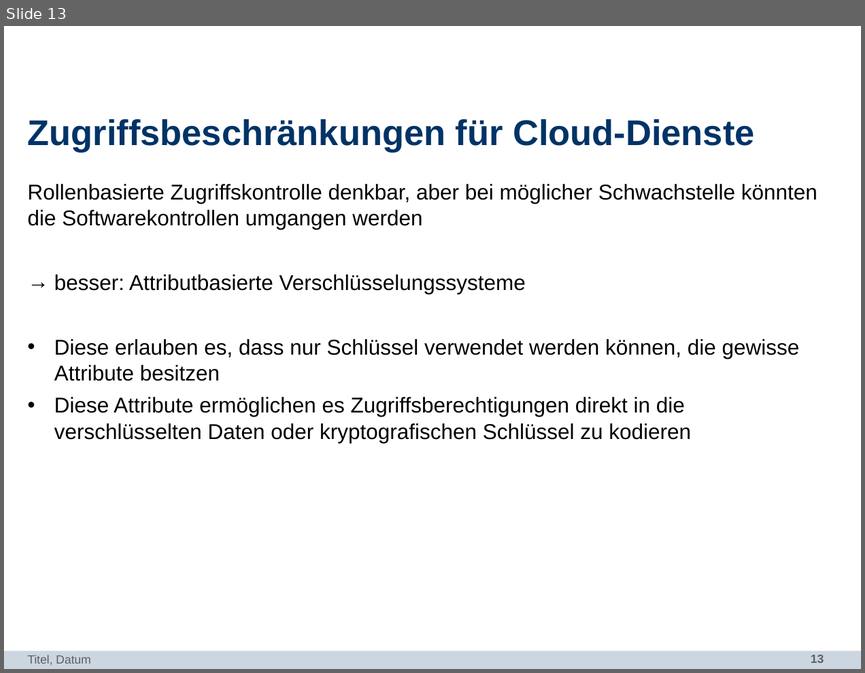
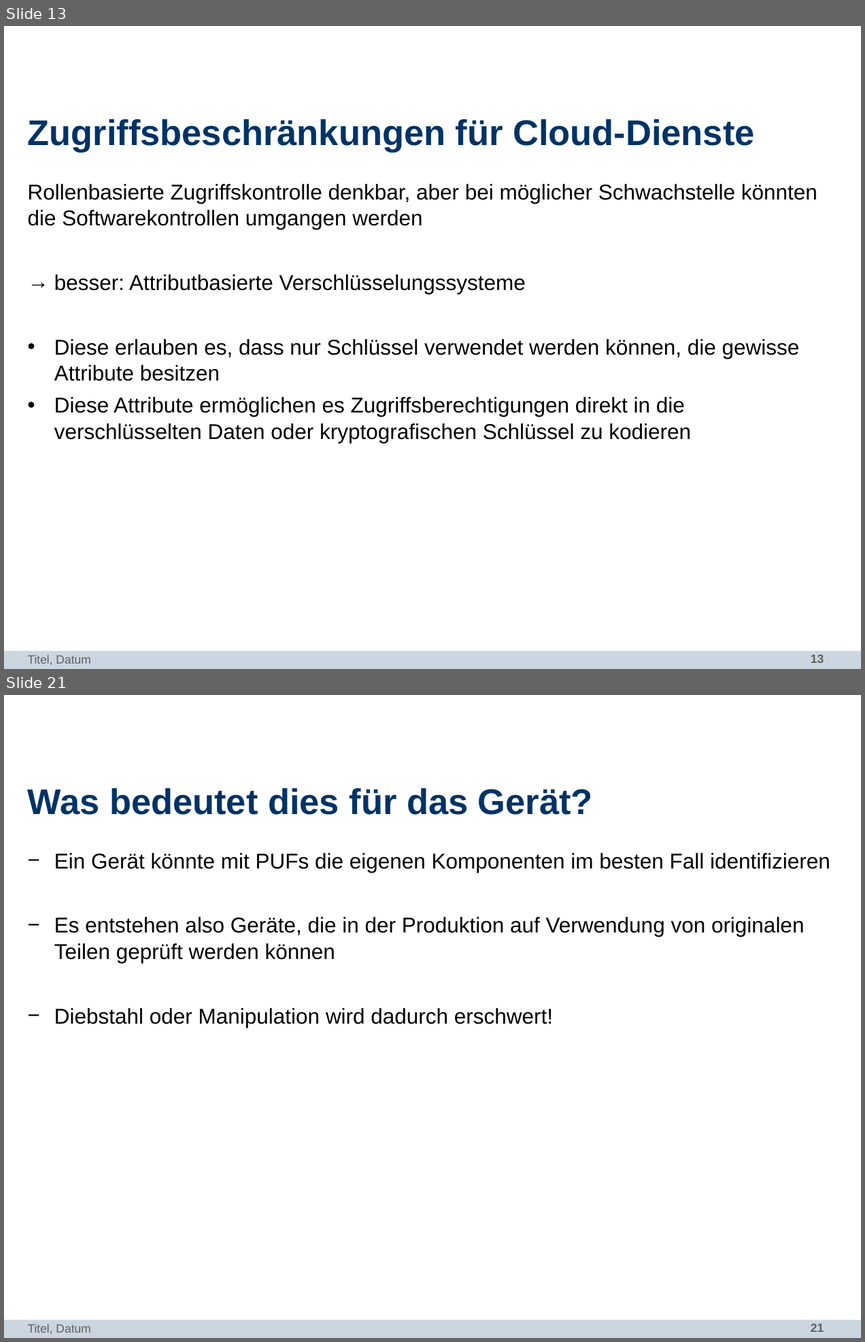
Before and after one commit to bennySwiers/Ausarbeitung-Seminar-TI, a slide deck: SEMINAR-IT-SICHERHEIT/itsec.pptx. Shown one above the other, each under a label of ours: slide 13 before the commit, slides 13 and 21 after it; the slides between them are not shown. The pictures are 865x673 and 865x1342 pixels, drawn with LibreOffice and Linux fonts; fonts in the diff are those of the drawing; background and template pictures are left out. Boxes give left, top, right and bottom in pixels: in the first picture for what was removed or moved away, otherwise in the second. Text is boxed around its words. In the diff, an @@ line names an element or a change of style, - is before the commit and + after.

```diff
--- a/SEMINAR-IT-SICHERHEIT/itsec.pptx
+++ b/SEMINAR-IT-SICHERHEIT/itsec.pptx
@@ slide 21 added at (x1=4, y1=695, x2=861, y2=1338), background #FFFFFF; not listed: 2 template elements that a slide beside it also shows @@
@@ title added at (x1=28, y1=788, x2=593, y2=815), 30 pt, text #003366, bold @@
+Was bedeutet dies für das Gerät?
@@ text added at (x1=54, y1=853, x2=830, y2=1028), 18 pt, text #000000 @@
+− Ein Gerät könnte mit PUFs die eigenen Komponenten im besten Fall identifizieren
+− Es entstehen also Geräte, die in der Produktion auf Verwendung von originalen Teilen geprüft werden können
+− Diebstahl oder Manipulation wird dadurch erschwert!
@@ text added at (x1=28, y1=1323, x2=90, y2=1334), 10 pt, text #5F5F5F @@
+Titel, Datum
```
Also in this commit, not shown: 3 slides changed, 7 other slides added.
